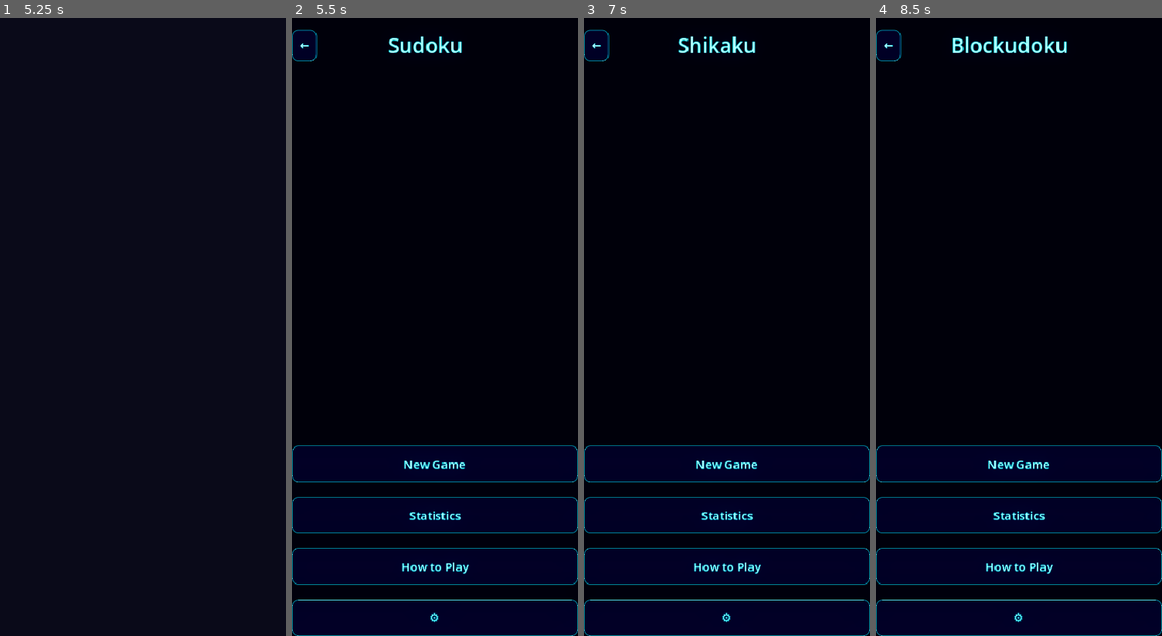
Above: before the commit, frames 1-4 (left to right).
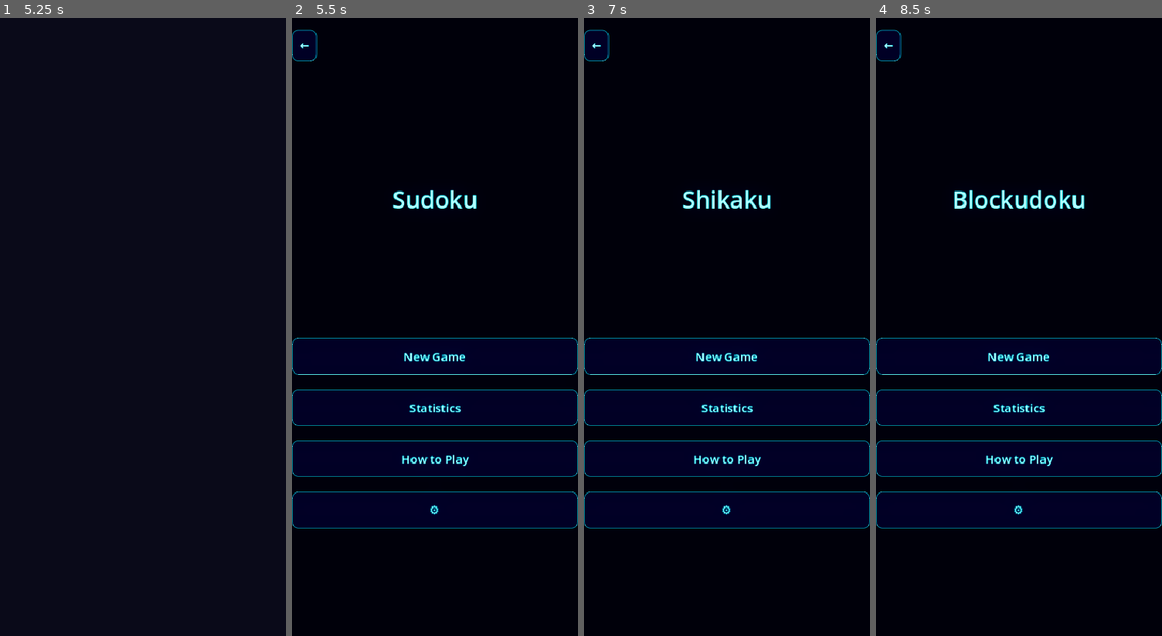
Above: after the commit, the same moments.

Repository: mchambers-mojang/sweet-vinegar-games
Game: Godot game, scene res://scenes/game_picker.tscn
Same seed, same stepped clock (60 frames per second), same inputs: the game is played once before the commit and once after it.
Inputs:
- Up to frame 1 (5.25 s): click "🎥 Replays" at 0.5 s; click "←" at 1.25 s; click "🎥 Replays" at 2 s; click "←" at 2.75 s; click "🎥 Replays" at 3.5 s; click "←" at 4.25 s; click "Sudoku" at 5 s
- Up to frame 2 (5.5 s): no input
- Up to frame 3 (7 s): click "←" at 5.75 s; click "Shikaku" at 6.5 s
- Up to frame 4 (8.5 s): click "←" at 7.25 s; click "Blockudoku" at 8 s

Frame 1 is identical in both runs. In frame 2, 28% of the frame differs, in the area x 0-100%, y 2-100%; in frame 3, 28%; in frame 4, 29%.

Commit message:
fix: Center game titles on sub-game menu screens
Replaced TopBar layout (title pinned to top) with expanding spacers
above and below the title/buttons, matching the game_picker's centered
look. Back button stays top-left, title is vertically centered.

Co-authored-by: Copilot <223556219+Copilot@users.noreply.github.com>

Diff:
--- a/scenes/blockudoku_menu.tscn
+++ b/scenes/blockudoku_menu.tscn
@@ -16,7 +16,7 @@
 
 [node name="MarginContainer" type="MarginContainer" parent="."]
 theme_override_constants/margin_left = 40
-theme_override_constants/margin_top = 80
+theme_override_constants/margin_top = 40
 theme_override_constants/margin_right = 40
 theme_override_constants/margin_bottom = 40
 
@@ -24,26 +24,24 @@
 layout_mode = 2
 theme_override_constants/separation = 20
 
-[node name="TopBar" type="HBoxContainer" parent="MarginContainer/VBoxContainer"]
-layout_mode = 2
-
-[node name="BackButton" type="Button" parent="MarginContainer/VBoxContainer/TopBar"]
+[node name="BackButton" type="Button" parent="MarginContainer/VBoxContainer"]
 unique_name_in_owner = true
 layout_mode = 2
+size_flags_horizontal = 0
 text = "←"
 
-[node name="TitleLabel" type="Label" parent="MarginContainer/VBoxContainer/TopBar"]
+[node name="Spacer1" type="Control" parent="MarginContainer/VBoxContainer"]
 layout_mode = 2
-size_flags_horizontal = 3
+size_flags_vertical = 3
+custom_minimum_size = Vector2(0, 20)
+
+[node name="TitleLabel" type="Label" parent="MarginContainer/VBoxContainer"]
+layout_mode = 2
 text = "Blockudoku"
-theme_override_font_sizes/font_size = 28
+theme_override_font_sizes/font_size = 32
 horizontal_alignment = 1
 
-[node name="Spacer2" type="Control" parent="MarginContainer/VBoxContainer/TopBar"]
-layout_mode = 2
-custom_minimum_size = Vector2(60, 0)
-
-[node name="Spacer" type="Control" parent="MarginContainer/VBoxContainer"]
+[node name="Spacer2" type="Control" parent="MarginContainer/VBoxContainer"]
 layout_mode = 2
 size_flags_vertical = 3
 custom_minimum_size = Vector2(0, 40)
@@ -71,3 +69,7 @@
 layout_mode = 2
 custom_minimum_size = Vector2(0, 50)
 text = "⚙"
+
+[node name="Spacer3" type="Control" parent="MarginContainer/VBoxContainer"]
+layout_mode = 2
+size_flags_vertical = 3
--- a/scenes/main_menu.tscn
+++ b/scenes/main_menu.tscn
@@ -16,7 +16,7 @@
 
 [node name="MarginContainer" type="MarginContainer" parent="."]
 theme_override_constants/margin_left = 40
-theme_override_constants/margin_top = 80
+theme_override_constants/margin_top = 40
 theme_override_constants/margin_right = 40
 theme_override_constants/margin_bottom = 40
 
@@ -24,27 +24,25 @@
 layout_mode = 2
 theme_override_constants/separation = 20
 
-[node name="TopBar" type="HBoxContainer" parent="MarginContainer/VBoxContainer"]
-layout_mode = 2
-
-[node name="BackButton" type="Button" parent="MarginContainer/VBoxContainer/TopBar"]
+[node name="BackButton" type="Button" parent="MarginContainer/VBoxContainer"]
 unique_name_in_owner = true
 layout_mode = 2
+size_flags_horizontal = 0
 text = "←"
 
-[node name="TitleLabel" type="Label" parent="MarginContainer/VBoxContainer/TopBar"]
+[node name="Spacer1" type="Control" parent="MarginContainer/VBoxContainer"]
+layout_mode = 2
+size_flags_vertical = 3
+custom_minimum_size = Vector2(0, 20)
+
+[node name="TitleLabel" type="Label" parent="MarginContainer/VBoxContainer"]
 unique_name_in_owner = true
 layout_mode = 2
-size_flags_horizontal = 3
 text = "Sudoku"
-theme_override_font_sizes/font_size = 28
+theme_override_font_sizes/font_size = 32
 horizontal_alignment = 1
 
-[node name="Spacer2" type="Control" parent="MarginContainer/VBoxContainer/TopBar"]
-layout_mode = 2
-custom_minimum_size = Vector2(60, 0)
-
-[node name="Spacer" type="Control" parent="MarginContainer/VBoxContainer"]
+[node name="Spacer2" type="Control" parent="MarginContainer/VBoxContainer"]
 layout_mode = 2
 size_flags_vertical = 3
 custom_minimum_size = Vector2(0, 40)
@@ -78,3 +76,7 @@
 layout_mode = 2
 custom_minimum_size = Vector2(0, 50)
 text = "⚙"
+
+[node name="Spacer3" type="Control" parent="MarginContainer/VBoxContainer"]
+layout_mode = 2
+size_flags_vertical = 3
--- a/scenes/shikaku_menu.tscn
+++ b/scenes/shikaku_menu.tscn
@@ -16,7 +16,7 @@
 
 [node name="MarginContainer" type="MarginContainer" parent="."]
 theme_override_constants/margin_left = 40
-theme_override_constants/margin_top = 80
+theme_override_constants/margin_top = 40
 theme_override_constants/margin_right = 40
 theme_override_constants/margin_bottom = 40
 
@@ -24,26 +24,24 @@
 layout_mode = 2
 theme_override_constants/separation = 20
 
-[node name="TopBar" type="HBoxContainer" parent="MarginContainer/VBoxContainer"]
-layout_mode = 2
-
-[node name="BackButton" type="Button" parent="MarginContainer/VBoxContainer/TopBar"]
+[node name="BackButton" type="Button" parent="MarginContainer/VBoxContainer"]
 unique_name_in_owner = true
 layout_mode = 2
+size_flags_horizontal = 0
 text = "←"
 
-[node name="TitleLabel" type="Label" parent="MarginContainer/VBoxContainer/TopBar"]
+[node name="Spacer1" type="Control" parent="MarginContainer/VBoxContainer"]
 layout_mode = 2
-size_flags_horizontal = 3
+size_flags_vertical = 3
+custom_minimum_size = Vector2(0, 20)
+
+[node name="TitleLabel" type="Label" parent="MarginContainer/VBoxContainer"]
+layout_mode = 2
 text = "Shikaku"
-theme_override_font_sizes/font_size = 28
+theme_override_font_sizes/font_size = 32
 horizontal_alignment = 1
 
-[node name="Spacer2" type="Control" parent="MarginContainer/VBoxContainer/TopBar"]
-layout_mode = 2
-custom_minimum_size = Vector2(60, 0)
-
-[node name="Spacer" type="Control" parent="MarginContainer/VBoxContainer"]
+[node name="Spacer2" type="Control" parent="MarginContainer/VBoxContainer"]
 layout_mode = 2
 size_flags_vertical = 3
 custom_minimum_size = Vector2(0, 40)
@@ -77,3 +75,7 @@
 layout_mode = 2
 custom_minimum_size = Vector2(0, 50)
 text = "⚙"
+
+[node name="Spacer3" type="Control" parent="MarginContainer/VBoxContainer"]
+layout_mode = 2
+size_flags_vertical = 3
